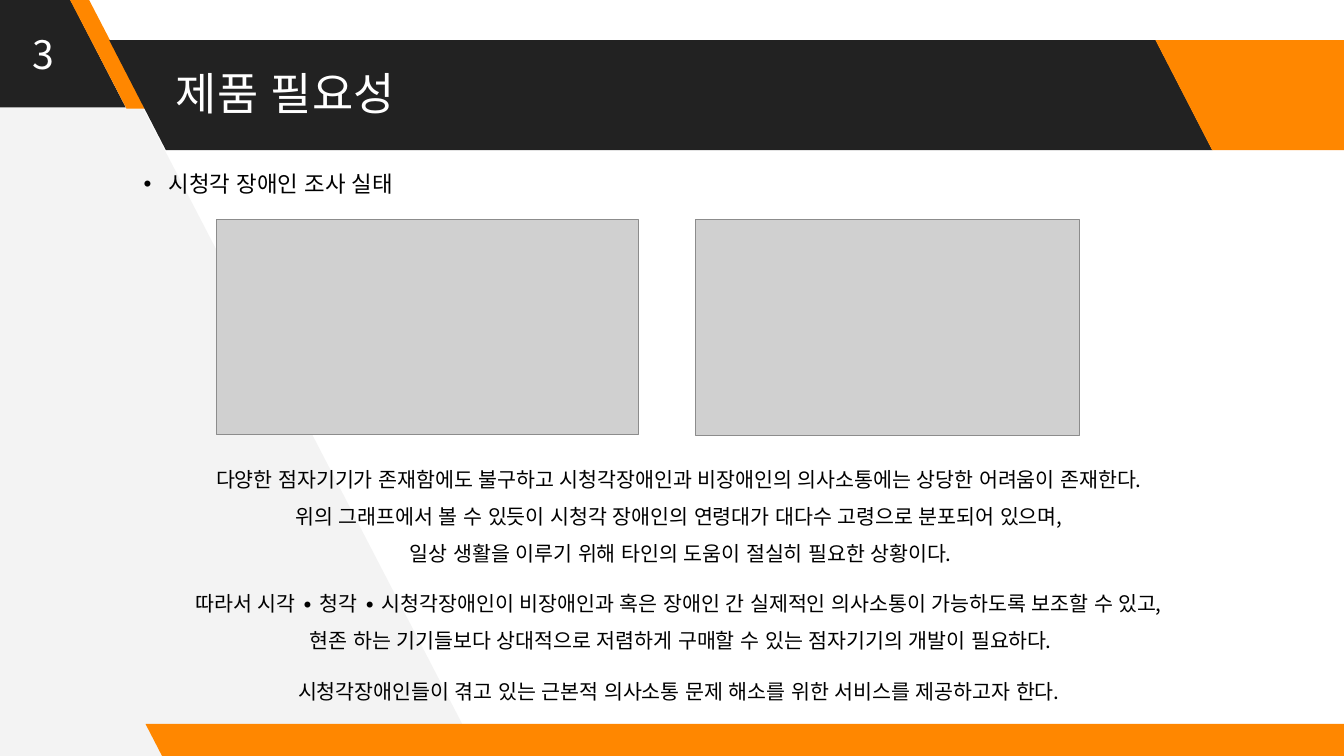
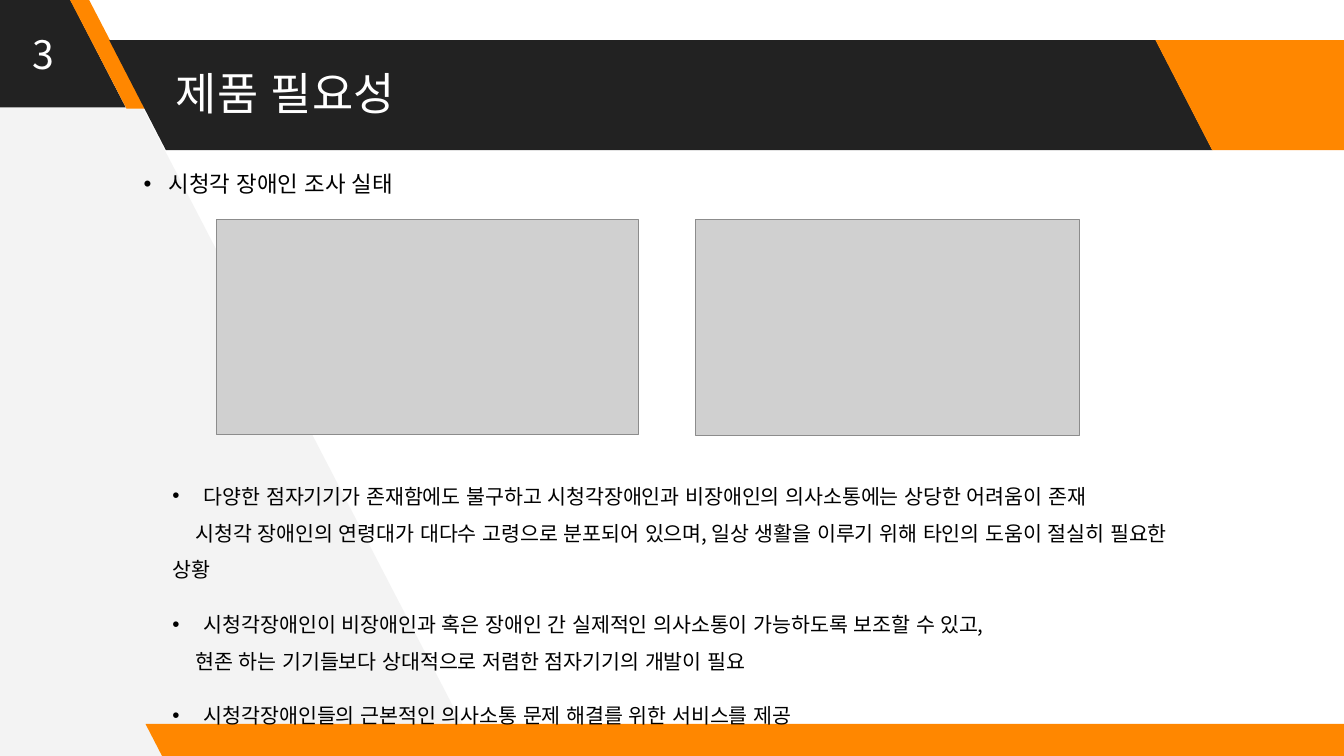
Before and after one commit to Huffon/2019_Capstone_bee, a slide deck: slide 3 of docs/8_Final Presentation Panel.pptx. Drawn at 1344x756 pixels with LibreOffice and Linux fonts; fonts in the diff are those of the drawing; grey boxes stand for pictures. Boxes give left, top, right and bottom in pixels: in the first picture for what was removed or moved away, otherwise in the second. Text is boxed around its words. In the diff, an @@ line names an element or a change of style, - is before the commit and + after.

```diff
--- a/docs/8_Final Presentation Panel.pptx
+++ b/docs/8_Final Presentation Panel.pptx
@@ text at (172, 486, 1167, 729): text changed @@
-다양한 점자기기가 존재함에도 불구하고 시청각장애인과 비장애인의 의사소통에는 상당한 어려움이 존재한다.
-위의 그래프에서 볼 수 있듯이 시청각 장애인의 연령대가 대다수 고령으로 분포되어 있으며,
-일상 생활을 이루기 위해 타인의 도움이 절실히 필요한 상황이다.
-따라서 시각 ∙ 청각 ∙ 시청각장애인이 비장애인과 혹은 장애인 간 실제적인 의사소통이 가능하도록 보조할 수 있고,
-현존 하는 기기들보다 상대적으로 저렴하게 구매할 수 있는 점자기기의 개발이 필요하다.
-시청각장애인들이 겪고 있는 근본적 의사소통 문제 해소를 위한 서비스를 제공하고자 한다.
+• 다양한 점자기기가 존재함에도 불구하고 시청각장애인과 비장애인의 의사소통에는 상당한 어려움이 존재
+시청각 장애인의 연령대가 대다수 고령으로 분포되어 있으며, 일상 생활을 이루기 위해 타인의 도움이 절실히 필요한 상황
+• 시청각장애인이 비장애인과 혹은 장애인 간 실제적인 의사소통이 가능하도록 보조할 수 있고,
+현존 하는 기기들보다 상대적으로 저렴한 점자기기의 개발이 필요
+• 시청각장애인들의 근본적인 의사소통 문제 해결를 위한 서비스를 제공
```
Also in this commit, not shown: 5 other slides changed.
